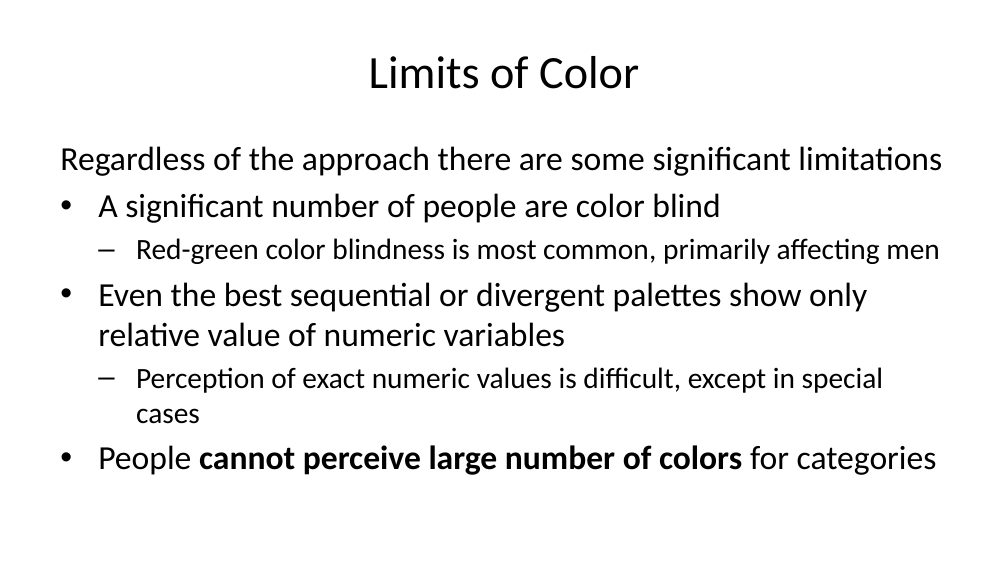
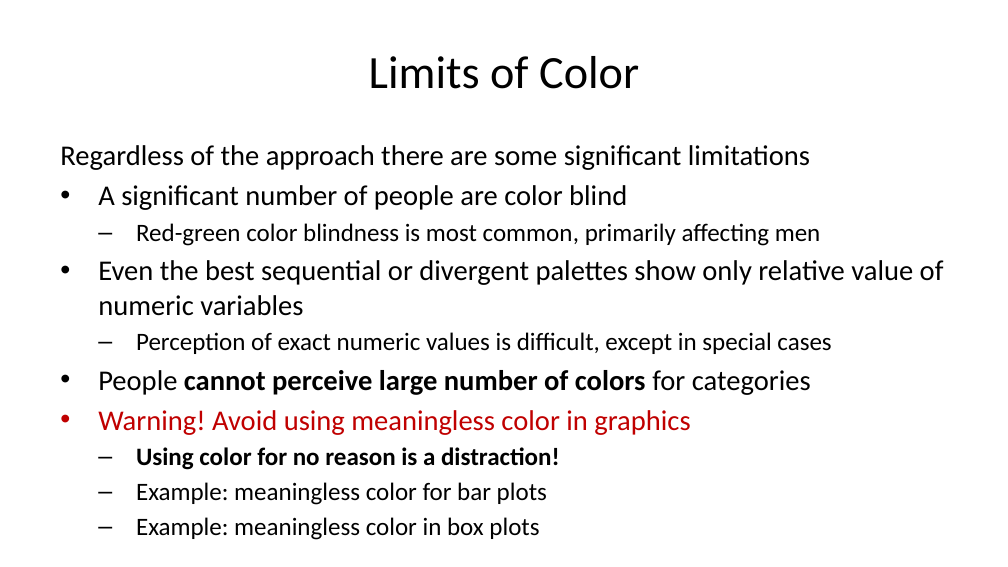
Before and after one commit to StephenElston/CSCI-E-83, a slide deck: slide 32 of LectureSlides/01_PreceptionForScientificVisualization.pptx (slide 31 before the commit). Drawn at 1008x567 pixels with LibreOffice and Linux fonts; fonts in the diff are those of the drawing. Boxes give left, top, right and bottom in pixels: in the first picture for what was removed or moved away, otherwise in the second. Text is boxed around its words. In the diff, an @@ line names an element or a change of style, - is before the commit and + after.

```diff
--- a/LectureSlides/01_PreceptionForScientificVisualization.pptx
+++ b/LectureSlides/01_PreceptionForScientificVisualization.pptx
@@ text at bbox=[60, 145, 944, 395]: size 24 to 20.4 pt in "Regardless of the approach there are some ...", "A significant number of people are color ...", "Even the best sequential or divergent palettes ...", "People cannot perceive large number of colors ..."; size 21 to 17.9 pt in "Red-green color blindness is most common, primarily ...", "Perception of exact numeric values is difficult, ..." @@
@@ text at bbox=[98, 410, 690, 505]: paragraphs added @@
+• Warning! Avoid using meaningless color in graphics
+  – Using color for no reason is a distraction!
+  – Example: meaningless color for bar plots
+  – Example: meaningless color in box plots
```
Also in this commit, not shown: 10 other slides changed, 1 slide added.
